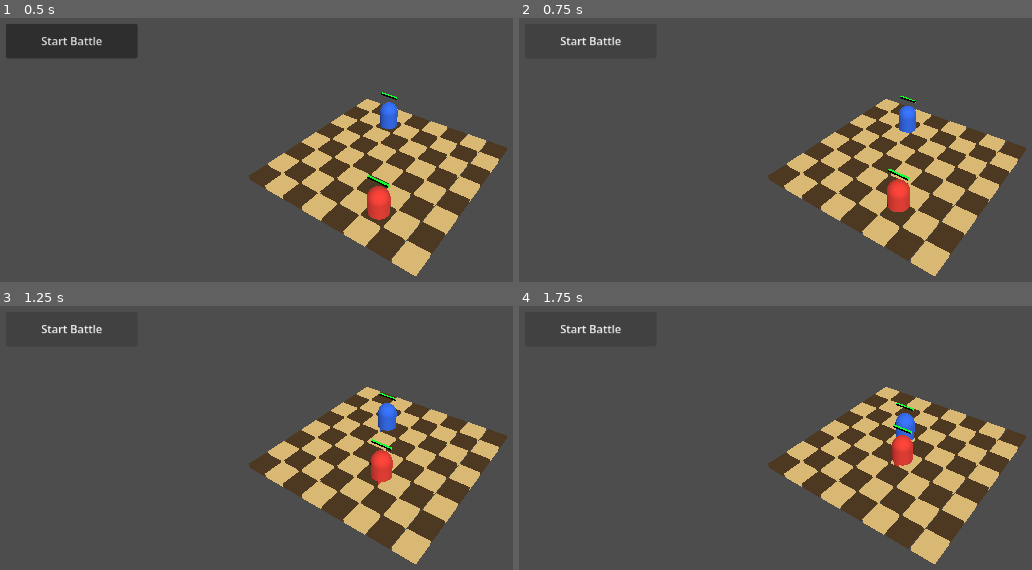
Above: before the commit, frames 1-4 (two rows, left to right).
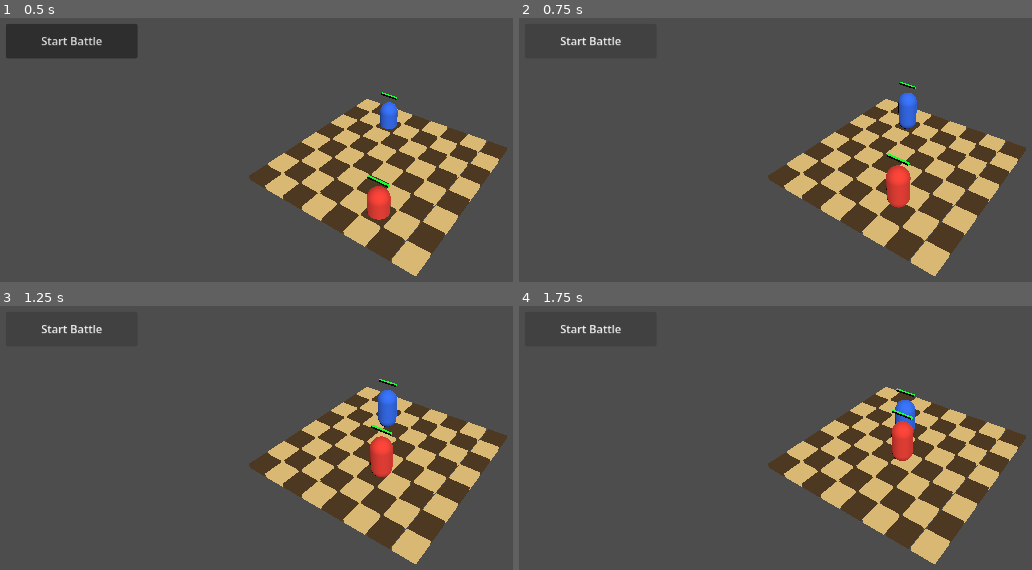
Above: after the commit, the same moments.

Repository: janmgryka-bit/warmarket
Game: Godot game, scene res://scenes/Main.tscn
The game is run twice, just before and just after one commit, with the same random seed, the same clock (stepped at 60 frames per second) and the same inputs.
Inputs:
- Up to frame 1 (0.5 s): no input
- Up to frame 2 (0.75 s): click "Start Battle" at 0.5 s
- Up to frame 3 (1.25 s): no input
- Up to frame 4 (1.75 s): click "Start Battle" at 1.25 s

Frame 1 is identical in both runs. In frame 2, 0.9% of the frame differs, in the area x 71-78%, y 24-74%; in frame 3, 0.9%; in frame 4, 0.8%.

Commit message:
Add clickable board tiles and basic unit placement

Diff:
--- a/godot_project/war-market/scripts/board.gd
+++ b/godot_project/war-market/scripts/board.gd
@@ -1,4 +1,6 @@
 extends Node3D
+
+signal tile_clicked(grid_pos: Vector2i)
 
 @export var width: int = 8
 @export var height: int = 8
@@ -13,35 +15,61 @@
 
 	for x in range(width):
 		for z in range(height):
-			var tile := MeshInstance3D.new()
+			var grid_pos := Vector2i(x, z)
+
+			var tile_body := StaticBody3D.new()
+			tile_body.name = "Tile_%s_%s" % [x, z]
+			tile_body.position = grid_to_world(grid_pos)
+			tile_body.set_meta("grid_pos", grid_pos)
+			tile_body.input_ray_pickable = true
+			add_child(tile_body)
+
+			var mesh_instance := MeshInstance3D.new()
 			var mesh := BoxMesh.new()
-
-			# Grube kafelki, żeby było je dobrze widać
 			mesh.size = Vector3(tile_size * 0.9, 0.25, tile_size * 0.9)
-			tile.mesh = mesh
+			mesh_instance.mesh = mesh
 
 			var material := StandardMaterial3D.new()
 			material.shading_mode = BaseMaterial3D.SHADING_MODE_UNSHADED
 
 			if (x + z) % 2 == 0:
-				material.albedo_color = Color(0.85, 0.72, 0.45) # jasny piaskowy
+				material.albedo_color = Color(0.85, 0.72, 0.45)
 			else:
-				material.albedo_color = Color(0.30, 0.22, 0.14) # ciemny brąz
+				material.albedo_color = Color(0.30, 0.22, 0.14)
 
-			tile.material_override = material
-			tile.position = grid_to_world(Vector2i(x, z))
-			tile.name = "Tile_%s_%s" % [x, z]
+			mesh_instance.material_override = material
+			tile_body.add_child(mesh_instance)
 
-			add_child(tile)
+			var collision := CollisionShape3D.new()
+			var shape := BoxShape3D.new()
+			shape.size = Vector3(tile_size * 0.9, 0.25, tile_size * 0.9)
+			collision.shape = shape
+			tile_body.add_child(collision)
+
+			tile_body.input_event.connect(_on_tile_input_event.bind(tile_body))
+
 			tile_count += 1
 
 	print("UTWORZONO KAFELKOW: ", tile_count)
+
+func _on_tile_input_event(
+	_camera: Camera3D,
+	event: InputEvent,
+	_position: Vector3,
+	_normal: Vector3,
+	_shape_idx: int,
+	tile_body: StaticBody3D
+) -> void:
+	if event is InputEventMouseButton:
+		if event.button_index == MOUSE_BUTTON_LEFT and event.pressed:
+			var grid_pos: Vector2i = tile_body.get_meta("grid_pos")
+			print("CLICKED TILE: ", grid_pos)
+			tile_clicked.emit(grid_pos)
 
 func grid_to_world(grid_pos: Vector2i) -> Vector3:
 	var offset_x := (grid_pos.x - width / 2.0 + 0.5) * tile_size
 	var offset_z := (grid_pos.y - height / 2.0 + 0.5) * tile_size
 
-	# Wysoko nad areną, zero zlewania
 	return Vector3(offset_x, 0.6, offset_z)
 
 func get_spawn_position(grid_pos: Vector2i) -> Vector3:
--- a/godot_project/war-market/scripts/game.gd
+++ b/godot_project/war-market/scripts/game.gd
@@ -22,6 +22,8 @@
 		print("ERROR: RestartRoundButton not found")
 	else:
 		print("RestartRoundButton found")
+
+	board.tile_clicked.connect(_on_board_tile_clicked)
 
 	round_result_label.text = ""
 	restart_button.visible = false
@@ -54,6 +56,36 @@
 	viking.move_speed = 2.3
 	units_container.add_child(viking)
 	viking.global_position = board.get_spawn_position(Vector2i(5, 6))
+
+func _on_board_tile_clicked(grid_pos: Vector2i) -> void:
+	if battle_started:
+		print("Cannot move unit during battle")
+		return
+
+	if round_ended:
+		print("Cannot move unit after round ended")
+		return
+
+	if grid_pos.y > 3:
+		print("Enemy half - cannot place there")
+		return
+
+	var player_unit := get_first_player_unit()
+	if player_unit == null:
+		print("No player unit found")
+		return
+
+	player_unit.global_position = board.get_spawn_position(grid_pos)
+	print("Moved player unit to: ", grid_pos)
+
+func get_first_player_unit() -> CharacterBody3D:
+	var units := get_tree().get_nodes_in_group("units")
+
+	for unit in units:
+		if unit.team_id == 0 and unit.current_hp > 0:
+			return unit
+
+	return null
 
 func _on_start_battle_button_pressed() -> void:
 	print("BUTTON CLICKED")
